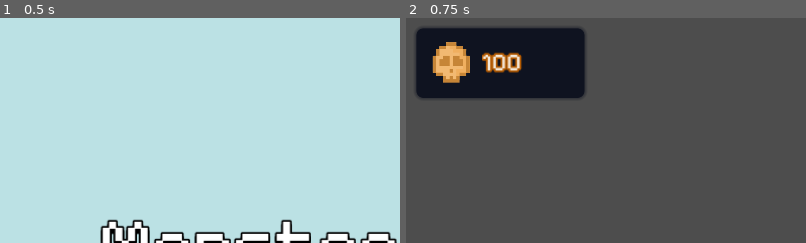
Above: before the commit, frames 1-2 (left to right).
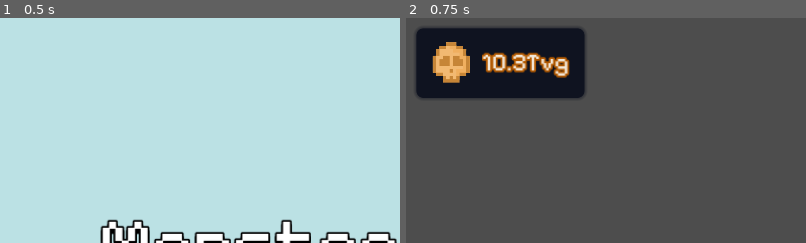
Above: after the commit, the same moments.

Repository: verstraate/monster-daycare
Game: Godot game, scene res://_Scenes/MainMenu/main_menu.tscn
The game is run twice, just before and just after one commit, with the same random seed, the same clock (stepped at 60 frames per second) and the same inputs.
Inputs (mouse positions are % of the whole screen's width and height, from its top left):
- Up to frame 1 (0.5 s): no input
- Up to frame 2 (0.75 s): click (50, 50) at 0.5 s
The pictures show only the part of the screen within x 0-50%, y 0-50%; the shares and areas given below are measured in that part.

Frame 1 is identical in both runs. In frame 2, 1.2% of the frame differs, in the area x 25-41%, y 15-27%.
Error after the commit: Parse Error: Identifier "Enums" not declared in the current scope. (res://Scripts/IdleNumber.gd:10)

Commit message:
feat: Added BaseMonster monster resource

Diff:
--- /dev/null
+++ b/Scripts/Resources/Monsters/base_monster.gd
@@ -0,0 +1,11 @@
+@icon("res://Assets/Sprites/money.png")
+class_name BaseMonster
+extends Resource
+
+@export var id: String
+@export var display_name: String
+@export var sprite: Texture2D
+@export var base_produce: String
+@export var base_upgrade: String
+@export var base_upgrade_multiplier: float
+@export var type: Utils.MONSTER_TYPES
--- a/Scripts/Enums.gd
+++ b/Scripts/Utils.gd
@@ -1,6 +1,6 @@
 extends Node
 
-enum BigNumberAmounts {
+enum NUMBER_SUFFIXES {
 	K,
 	M,
 	B,
@@ -35,3 +35,10 @@
 	Utg,
 	Dtg,
 }
+
+enum MONSTER_TYPES {
+	Fire,
+	Water,
+	Earth,
+	Air,
+}
--- a/project.godot
+++ b/project.godot
@@ -18,7 +18,7 @@
 
 [autoload]
 
-Enums="*res://Scripts/Enums.gd"
+Utils="*res://Scripts/Utils.gd"
 
 [debug]
 
